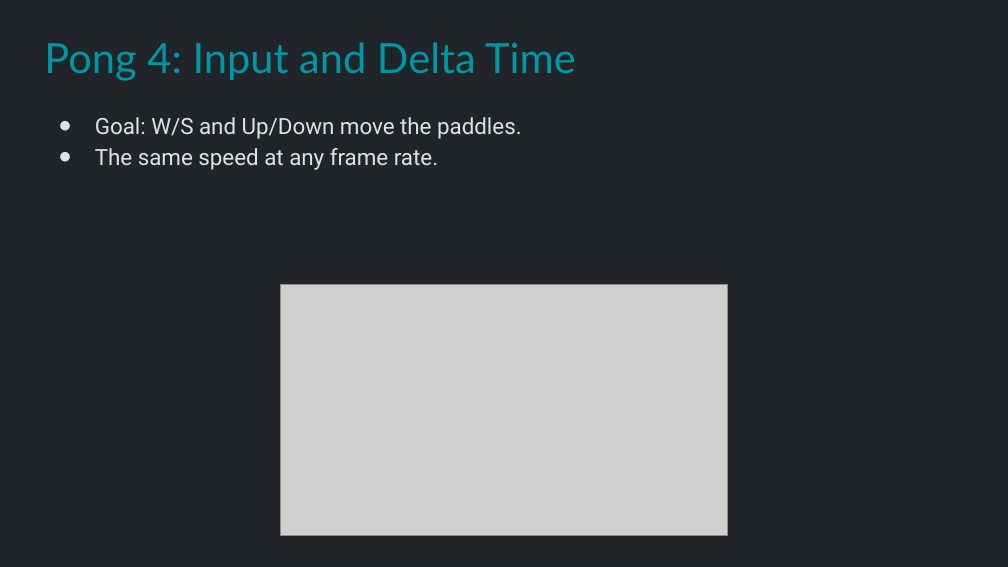
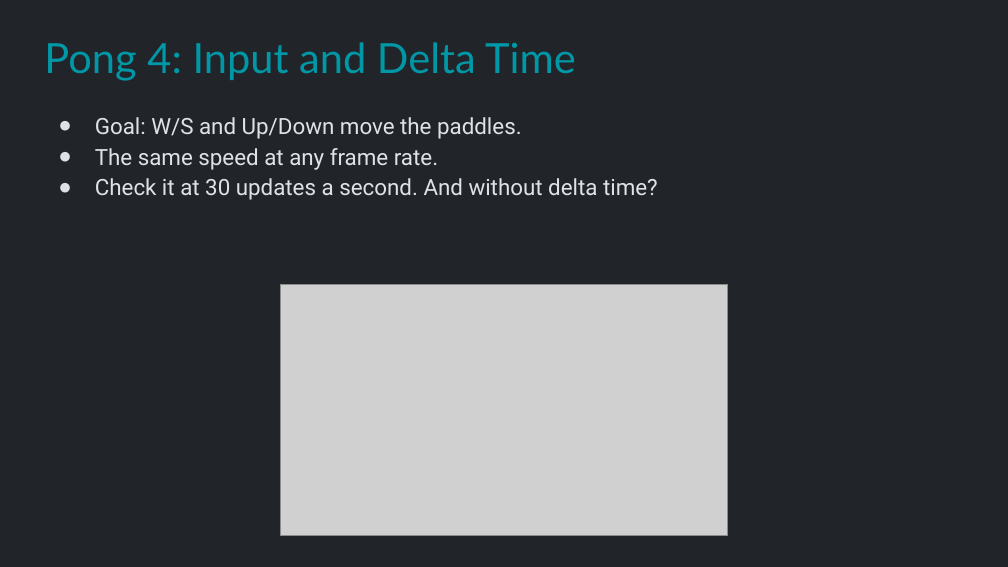
Before and after one commit to Metamate/gar, a slide deck: slide 24 of slides/01 Pong.pptx. Drawn at 1008x567 pixels with LibreOffice and Linux fonts; fonts in the diff are those of the drawing; grey boxes stand for pictures. Boxes give left, top, right and bottom in pixels: in the first picture for what was removed or moved away, otherwise in the second. Text is boxed around its words. In the diff, an @@ line names an element or a change of style, - is before the commit and + after.

```diff
--- a/slides/01 Pong.pptx
+++ b/slides/01 Pong.pptx
@@ text at (x1=95, y1=178, x2=658, y2=200): paragraph added @@
+● Check it at 30 updates a second. And without delta time?
```
Also in this commit, not shown: 1 other slide changed, 6 other files.
